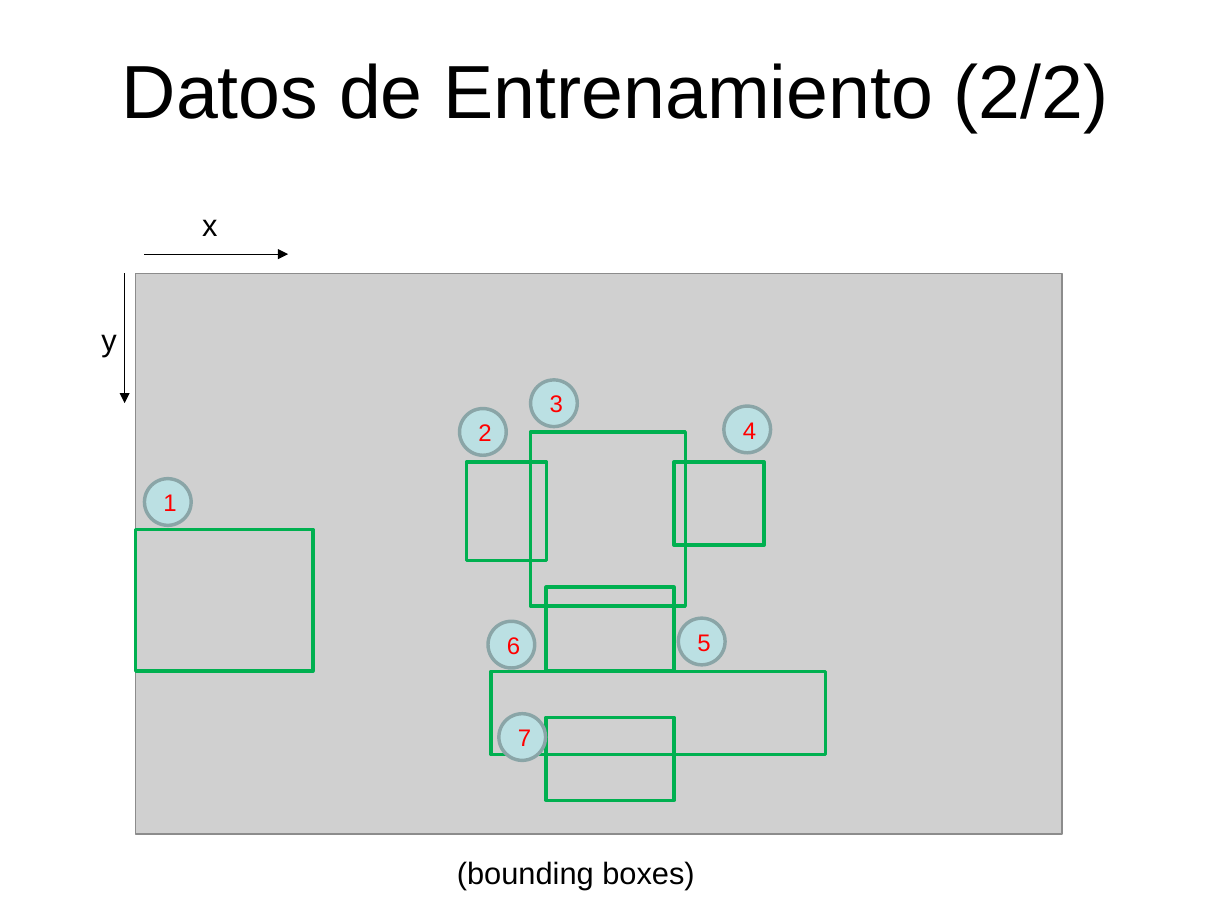
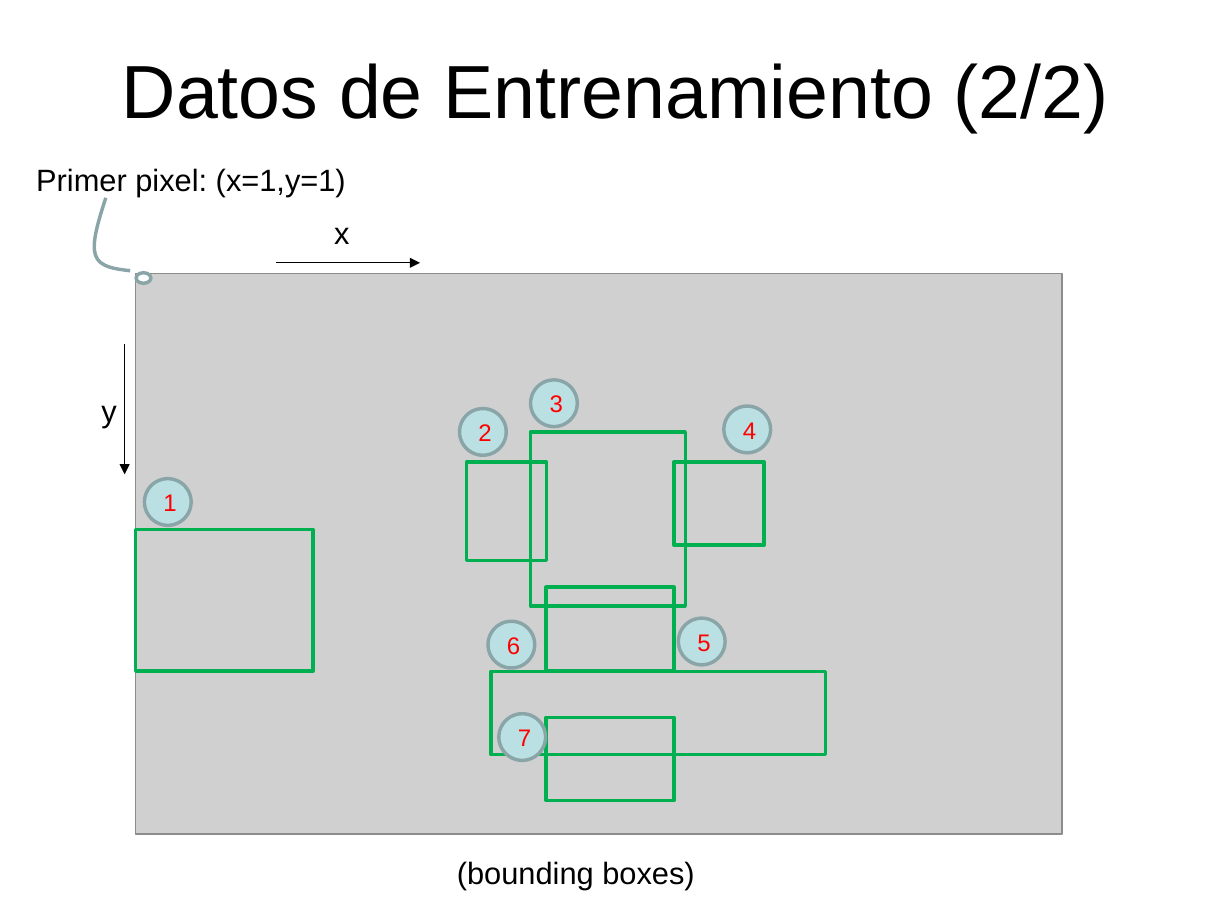
Before and after one commit to domingomery/patrones, a slide deck: slide 10 of clases/Cap00_Lineas_Generales/program/PAT00_Proyecto.pptx. Drawn at 1232x924 pixels with LibreOffice and Linux fonts; fonts in the diff are those of the drawing; grey boxes stand for pictures. Boxes give left, top, right and bottom in pixels: in the first picture for what was removed or moved away, otherwise in the second. Text is boxed around its words. In the diff, an @@ line names an element or a change of style, - is before the commit and + after.

```diff
--- a/clases/Cap00_Lineas_Generales/program/PAT00_Proyecto.pptx
+++ b/clases/Cap00_Lineas_Generales/program/PAT00_Proyecto.pptx
@@ text added at (x1=36, y1=168, x2=346, y2=197), 18 pt, text #000000 @@
+Primer pixel: (x=1,y=1)
@@ freeform shape added at (x1=95, y1=198, x2=131, y2=271), outline #8AA6A8 2 pt @@
@@ text "x" moved from (x1=202, y1=219, x2=217, y2=236) to (x1=334, y1=227, x2=349, y2=244) @@
@@ arrow moved from (144, 254) - (288, 254) to (276, 262) - (420, 262) @@
@@ ellipse added at (x1=136, y1=272, x2=150, y2=283), fill #FFFFFF, outline #8AA6A8 2 pt @@
@@ arrow moved from (124, 274) - (124, 403) to (124, 345) - (124, 474) @@
@@ text "y" moved from (x1=101, y1=334, x2=116, y2=356) to (x1=101, y1=405, x2=116, y2=427) @@
```
Also in this commit, not shown: 1 other slide changed, 13 other files.
